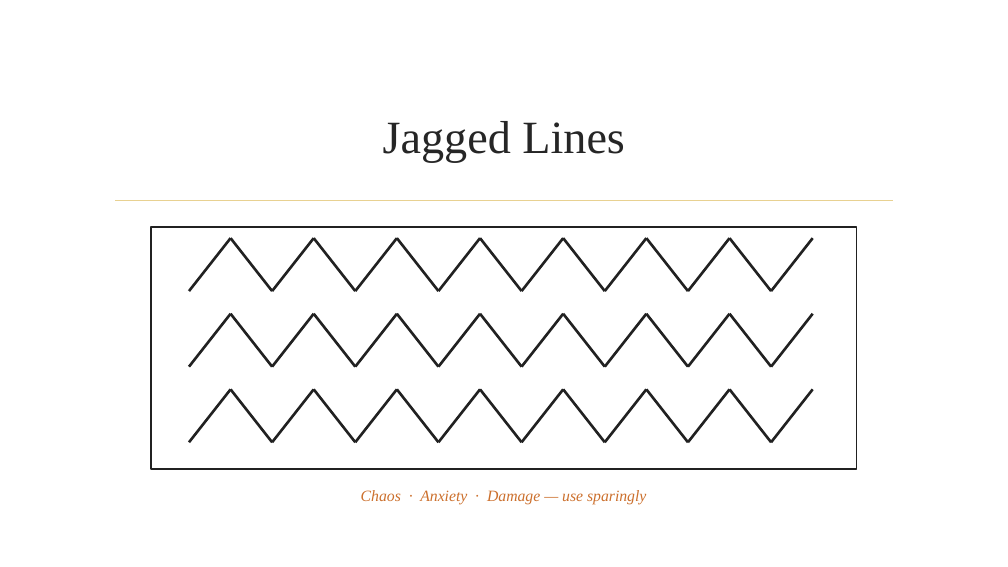
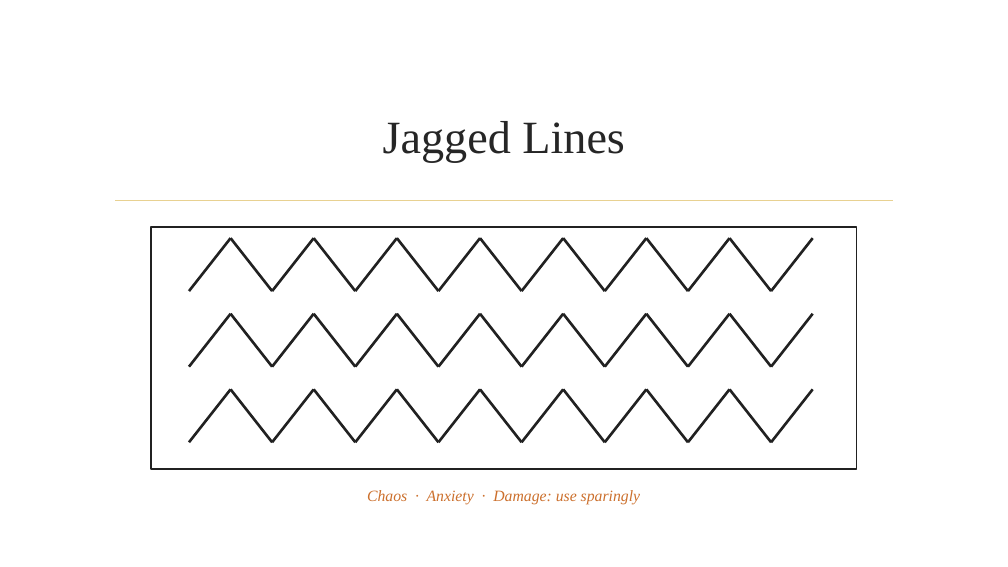
Before and after one commit to dcoes/Classes, a slide deck: slide 15 of Storyboarding/NewLectures/05_Composition_REVISED.pptx. Drawn at 1008x567 pixels with LibreOffice and Linux fonts; fonts in the diff are those of the drawing; background and template pictures are left out. Boxes give left, top, right and bottom in pixels: in the first picture for what was removed or moved away, otherwise in the second. Text is boxed around its words. In the diff, an @@ line names an element or a change of style, - is before the commit and + after.

```diff
--- a/Storyboarding/NewLectures/05_Composition_REVISED.pptx
+++ b/Storyboarding/NewLectures/05_Composition_REVISED.pptx
@@ text at box(367, 490, 640, 504): text changed @@
-Chaos · Anxiety · Damage — use sparingly
+Chaos · Anxiety · Damage: use sparingly
```
Also in this commit, not shown: 13 other slides changed, 53 other files.
